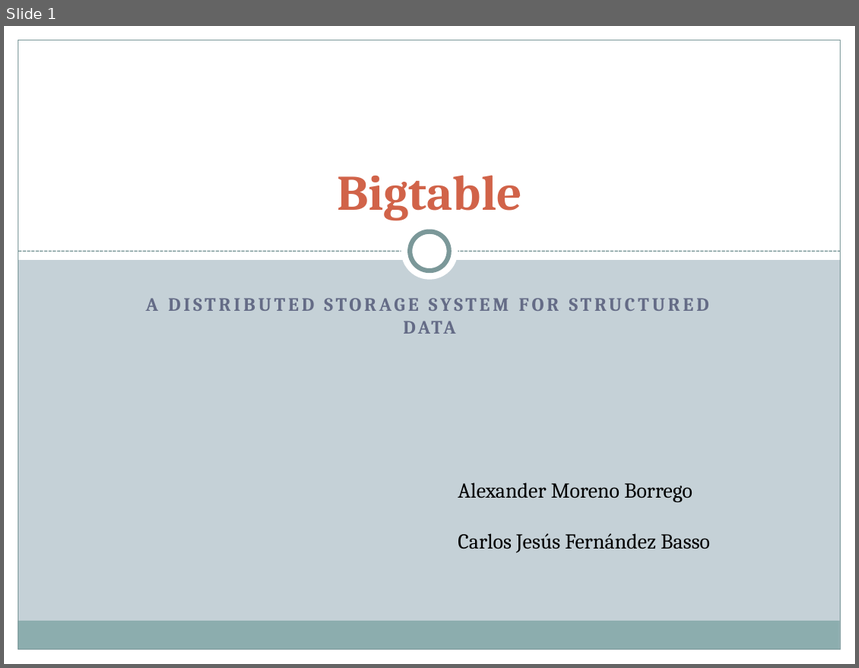
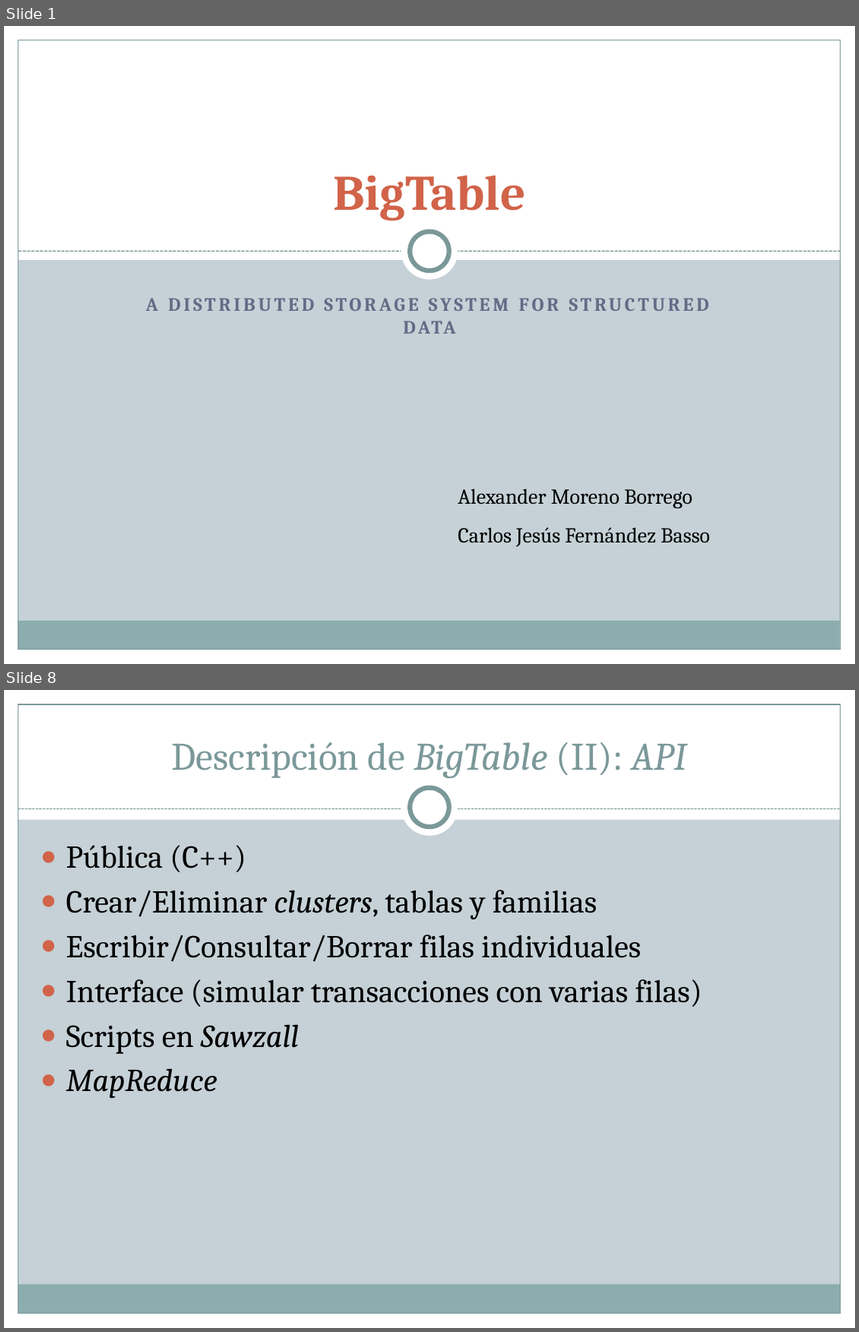
Before and after one commit to Transistores-de-silicio/Trabajo-MABD, a slide deck: BigTable.pptx. Shown one above the other, each under a label of ours: slide 1 before the commit, slides 1 and 8 after it; the slides between them are not shown. The pictures are 859x668 and 859x1332 pixels, drawn with LibreOffice and Linux fonts; fonts in the diff are those of the drawing. Boxes give left, top, right and bottom in pixels: in the first picture for what was removed or moved away, otherwise in the second. Text is boxed around its words. In the diff, an @@ line names an element or a change of style, - is before the commit and + after.

```diff
--- a/BigTable.pptx
+++ b/BigTable.pptx
@@ slide 8 added at (4,690,855,1328), background #C5D1D7; not listed: 5 template elements that a slide beside it also shows @@
@@ rectangle added at (4,690,855,819), fill #FFFFFF @@
@@ title added at (172,742,687,778), 33 pt, text #7C999A @@
+Descripción de BigTable (II): API
@@ ellipse added at (401,780,458,837), fill #FFFFFF @@
@@ ellipse added at (410,788,449,827), fill #FFFFFF, outline #7C999A 4 pt @@
@@ line added from (18, 809) to (841, 809), #7C999A 0.75 pt dashed @@
@@ text added at (66,845,702,1098), 27 pt, text #000000 @@
+● Pública (C++)
+● Crear/Eliminar clusters, tablas y familias
+● Escribir/Consultar/Borrar filas individuales
+● Interface (simular transacciones con varias filas)
+● Scripts en Sawzall
+● MapReduce
@@ slide 1 changed as well @@
@@ title at (333,175,525,221): text changed @@
-Bigtable
+BigTable
@@ text "Alexander Moreno Borrego" rewrapped from (458,483,710,553) to (458,489,710,547) @@
```
Also in this commit, not shown: 29 other slides added, 1 slide removed, 1 other file.
